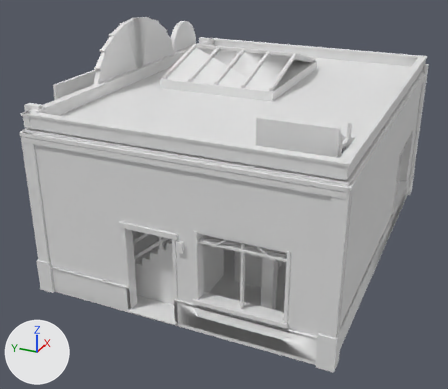
The OBJ model assets/tts/fort-frolic-r1/records-closed.obj: old version first, new version second.
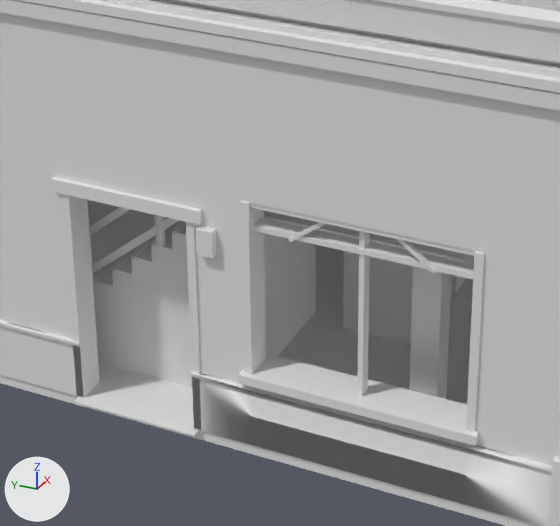
There are two pictures of each version: one whole from a camera (50 mm lens) standing at (-13.61, -5.25, 7.75) and looking at (-0.73, 0.55, 1.31), one close up on the part from 22% to 72% of the width and 39% to 93% of the height. The axes (+X, +Y, +Z) are drawn at lower left. The lights are the same throughout. The first two pictures are the older version. Where no turn or scale is listed for an object, it has been applied to the vertices.

In view in the first close-up: 'records-closed'.
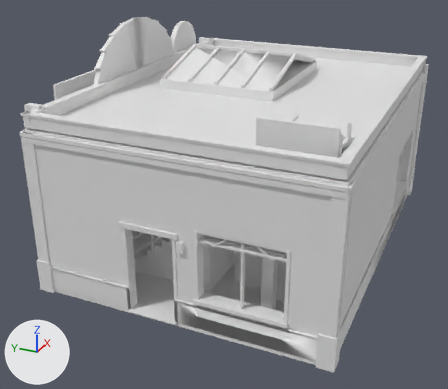
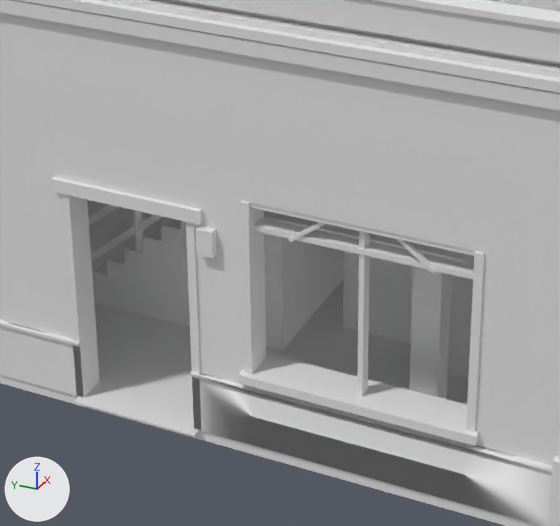
Location of each change, [x1, y1, x2, y2] in pixels of the close-ups (560 x 526 px; the box of a moved part takes in the faces that stretch with it):
part 1 of me_records_closed, added: after [447, 275, 473, 379]
part 2 of me_records_closed, moved or reshaped: before [89, 207, 474, 387]; after [88, 204, 474, 350]

The change in detail:
me_records_closed is used by ob_records_closed; location (0.0, 0.0, 0.0).
me_records_closed had 4256 vertices, 7318 faces and spanned x -4.53..4.51, y -3.43..4.36, z 0.0..5.33.
me_records_closed now has 4268 vertices, 7342 faces and spans x -4.53..4.51, y -3.43..4.36, z 0.0..5.33.
me_records_closed part 1: a new loose piece, a box spanning x -2.85..-2.62, y -1.85..-1.61, z 0.1..1.76.
me_records_closed part 2: 300 vertices moved from x -3.94..-2.36, y -2.15..2.03, z 0.1..2.56 to x -3.1..-1.52, y -2.15..2.03, z 0.1..2.56; 4 vertices added at x -3.1, y -2.11..-0.19, z 1.76..1.91.
Other edits to the shape of me_records_closed do not show in these pictures.
